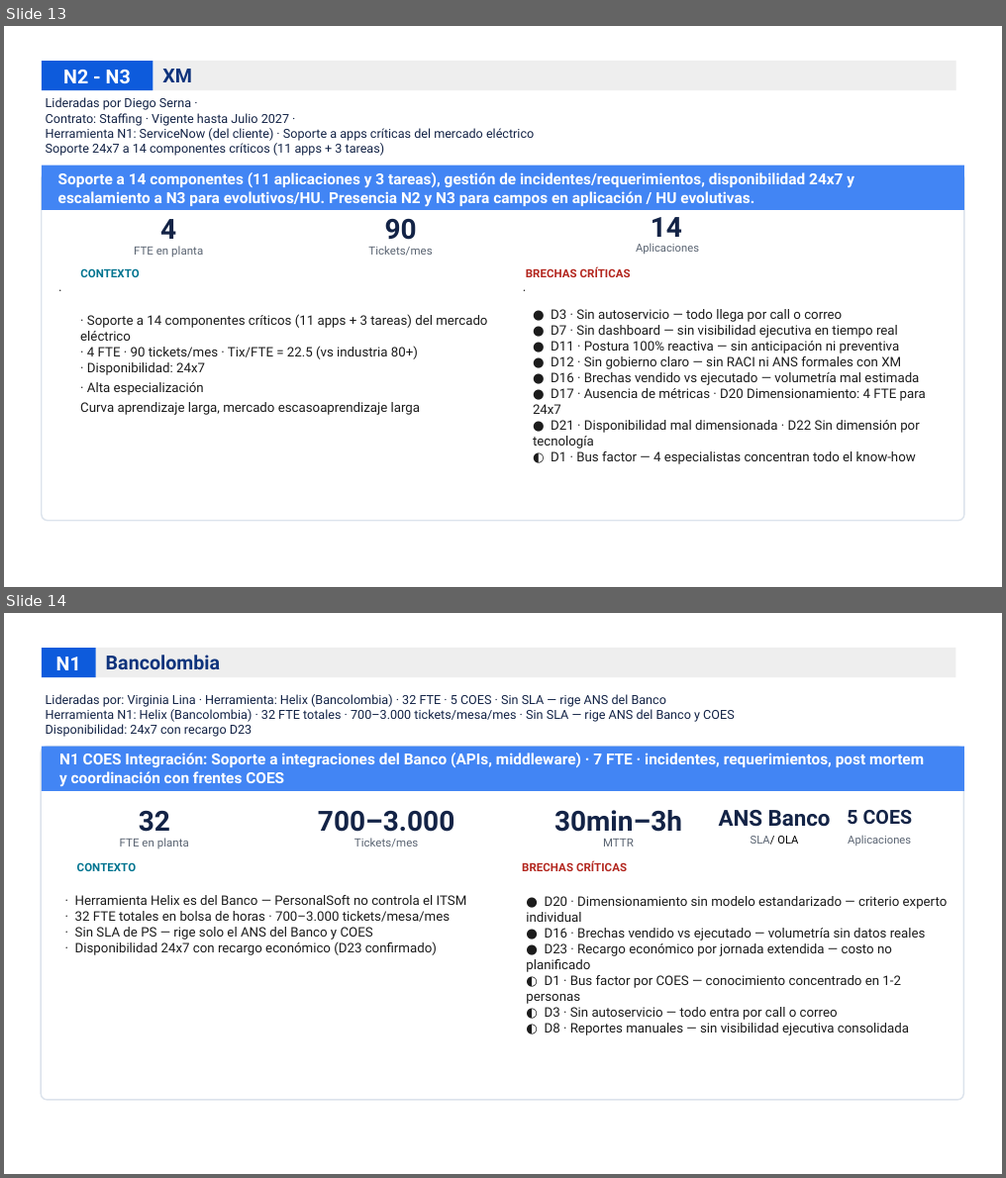
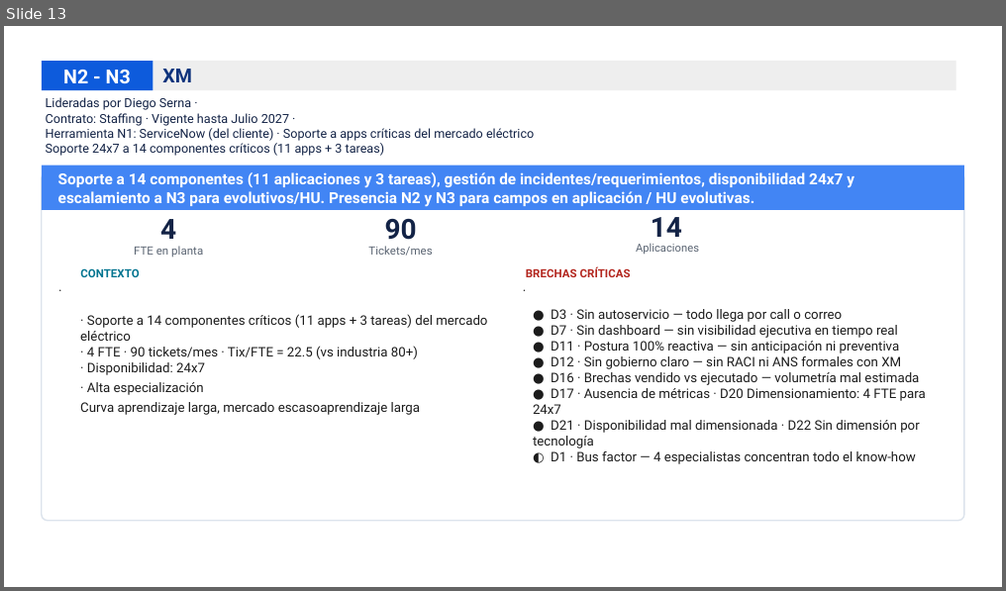
Before and after one commit to nataliazarthapersonalsoft/mesadeservicio-modernizacionaplicaciones, a slide deck: 02-Ingenieria/01-investigacion_operaciones/04-lecciones_aprendidas/Levantar lecciones aprendidas mesas actuales.pptx. Shown one above the other, each under a label of ours: slides 13 and 14 before the commit, slide 13 after it. The pictures are 1006x1178 and 1006x591 pixels, drawn with LibreOffice and Linux fonts; fonts in the diff are those of the drawing; background and template pictures are left out. Boxes give left, top, right and bottom in pixels: in the first picture for what was removed or moved away, otherwise in the second. Text is boxed around its words. In the diff, an @@ line names an element or a change of style, - is before the commit and + after.

```diff
--- a/02-Ingenieria/01-investigacion_operaciones/04-lecciones_aprendidas/Levantar lecciones aprendidas mesas actuales.pptx
+++ b/02-Ingenieria/01-investigacion_operaciones/04-lecciones_aprendidas/Levantar lecciones aprendidas mesas actuales.pptx
@@ slide 14 removed at (4,613,1002,1174), background #FFFFFF @@
@@ rectangle removed at (42,648,97,678) @@
-N1
@@ rectangle removed at (96,648,956,678) @@
-Bancolombia
@@ text removed at (46,694,735,737) @@
-Lideradas por: Virginia Lina · Herramienta: Helix (Bancolombia) · 32 FTE · 5 COES · Sin SLA — rige ANS del Banco
-Herramienta N1: Helix (Bancolombia) · 32 FTE totales · 700–3.000 tickets/mesa/mes · Sin SLA — rige ANS del Banco y COES
-Disponibilidad: 24x7 con recargo D23
@@ rounded rectangle removed at (41,747,964,1101) @@
@@ rectangle removed at (42,747,965,791) @@
@@ text removed at (59,753,924,787) @@
-N1 COES Integración: Soporte a integraciones del Banco (APIs, middleware) · 7 FTE · incidentes, requerimientos, post mortem y coordinación con frentes COES
@@ text removed at (139,810,170,832) @@
-32
@@ text removed at (318,810,454,832) @@
-700–3.000
@@ text removed at (554,810,682,832) @@
-30min–3h
@@ text removed at (719,810,831,827) @@
-ANS Banco
@@ text removed at (846,810,912,825) @@
-5 COES
@@ text removed at (120,838,189,849) @@
-FTE en planta
@@ text removed at (354,838,418,848) @@
-Tickets/mes
@@ text removed at (603,839,634,847) @@
-MTTR
@@ text removed at (750,836,798,845) @@
-SLA/ OLA
@@ text removed at (847,835,911,846) @@
-Aplicaciones
@@ text removed at (77,862,136,871) @@
-CONTEXTO
@@ text removed at (522,861,627,871) @@
-BRECHAS CRÍTICAS
@@ text removed at (75,895,467,956) @@
-· Herramienta Helix es del Banco — PersonalSoft no controla el ITSM
-· 32 FTE totales en bolsa de horas · 700–3.000 tickets/mesa/mes
-· Sin SLA de PS — rige solo el ANS del Banco y COES
-· Disponibilidad 24x7 con recargo económico (D23 confirmado)
@@ text removed at (526,896,947,1036) @@
-● D20 · Dimensionamiento sin modelo estandarizado — criterio experto individual
-● D16 · Brechas vendido vs ejecutado — volumetría sin datos reales
-● D23 · Recargo económico por jornada extendida — costo no planificado
-◐ D1 · Bus factor por COES — conocimiento concentrado en 1-2 personas
-◐ D3 · Sin autoservicio — todo entra por call o correo
-◐ D8 · Reportes manuales — sin visibilidad ejecutiva consolidada
```
Also in this commit, not shown: 7 slides changed, 4 slides added, 1 other slide removed, 5 other files.
